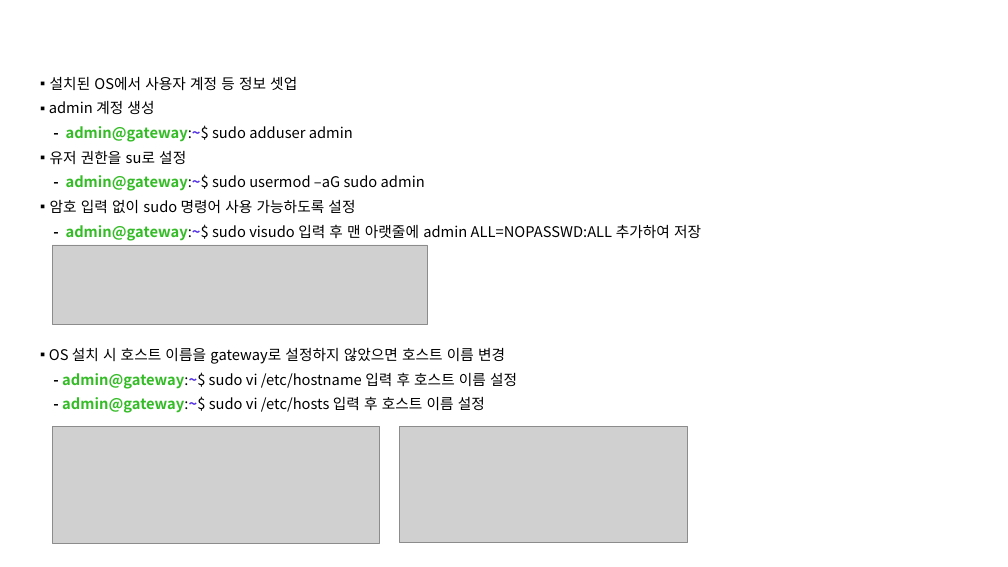
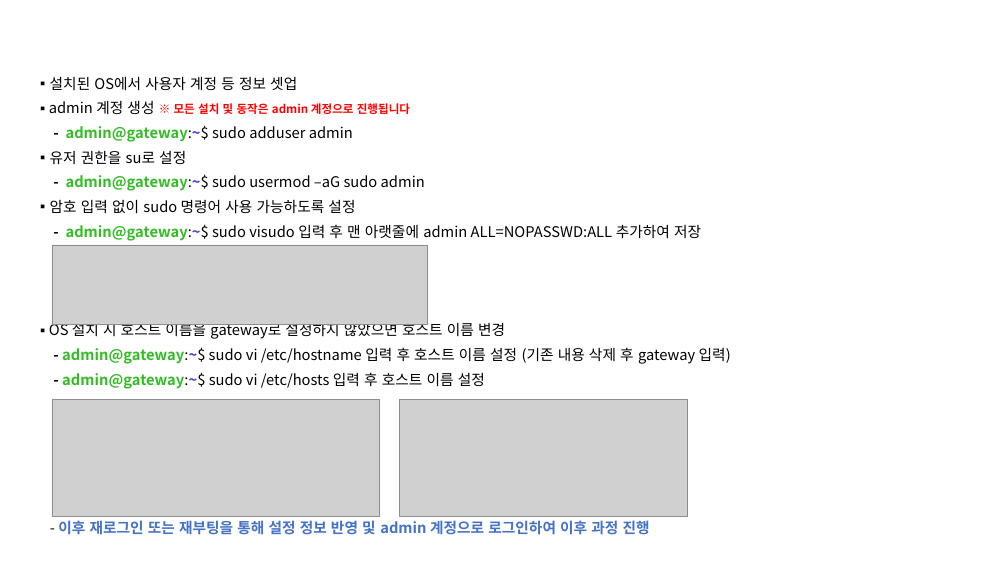
Before and after one commit to auto-mos/MOS-Packages, a slide deck: slide 5 of Tiny Package/MOS Edge/MOS Edge Manual.pptx. Drawn at 1008x567 pixels with LibreOffice and Linux fonts; fonts in the diff are those of the drawing; grey boxes stand for pictures; background and template pictures are left out. Boxes give left, top, right and bottom in pixels: in the first picture for what was removed or moved away, otherwise in the second. Text is boxed around its words. In the diff, an @@ line names an element or a change of style, - is before the commit and + after.

```diff
--- a/Tiny Package/MOS Edge/MOS Edge Manual.pptx
+++ b/Tiny Package/MOS Edge/MOS Edge Manual.pptx
@@ text at <box>49,101,410,114</box>: text changed; size 14 to 11 pt; text colour #000000 to #FF0000; bold on @@
-▪ admin 계정 생성
+▪ admin 계정 생성 ※ 모든 설치 및 동작은 admin 계정으로 진행됩니다
@@ text at <box>62,347,731,364</box>: text changed @@
-- admin@gateway:~$ sudo vi /etc/hostname 입력 후 호스트 이름 설정
+- admin@gateway:~$ sudo vi /etc/hostname 입력 후 호스트 이름 설정 (기존 내용 삭제 후 gateway 입력)
@@ picture: place and size @@
-picture at <box>52,426,380,543</box>
+picture at <box>52,400,380,516</box>
@@ picture: place and size @@
-picture at <box>400,426,688,543</box>
+picture at <box>400,400,688,516</box>
@@ text at <box>58,520,650,535</box>: paragraph added @@
+- 이후 재로그인 또는 재부팅을 통해 설정 정보 반영 및 admin 계정으로 로그인하여 이후 과정 진행
```
Also in this commit, not shown: 1 other slide changed, 4 other files.
